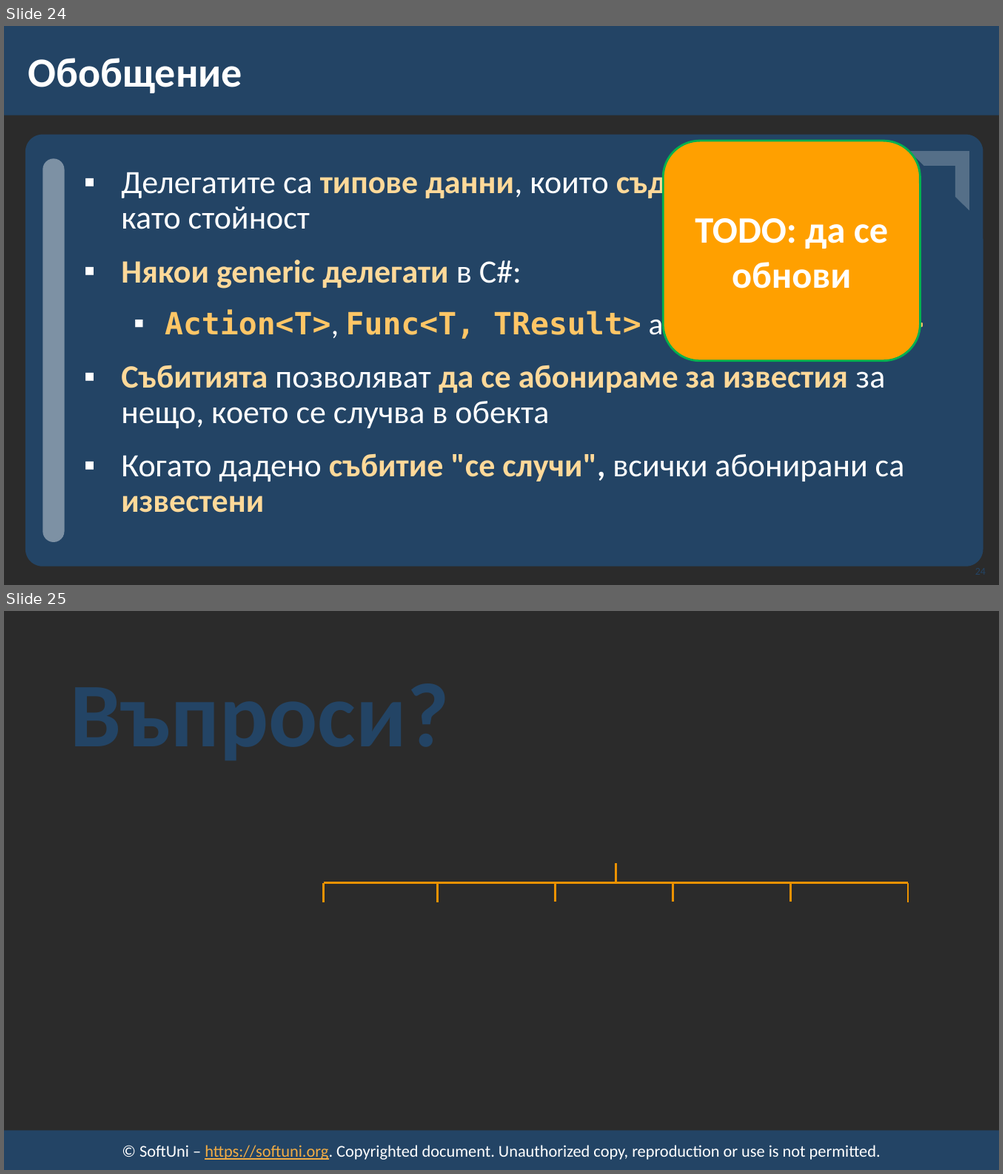
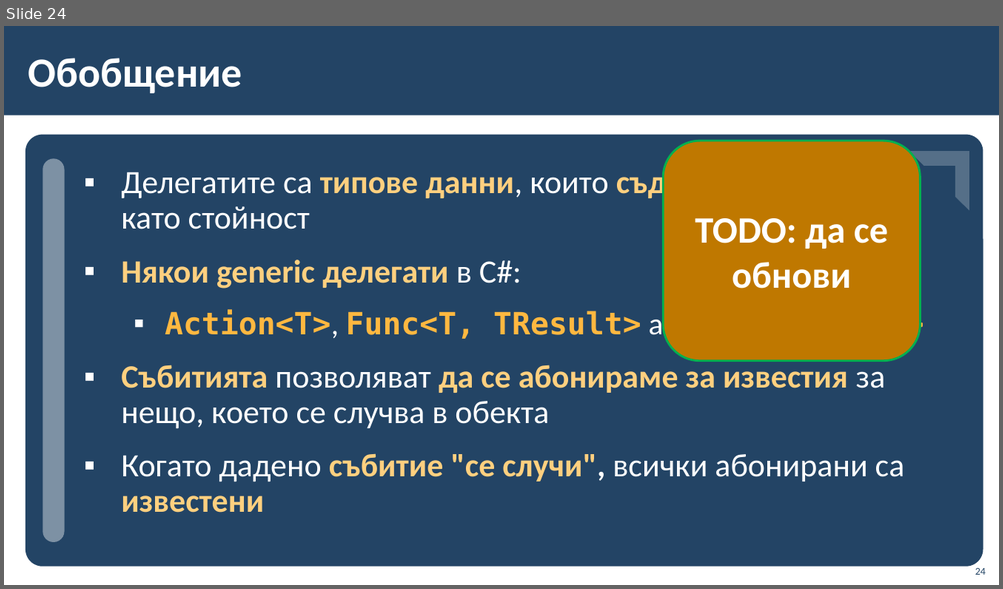
Before and after one commit to BG-IT-Edu/School-Programming, a slide deck: Courses/Software-Sciences/Module-1-OOP/12.2-Delegates-and-Events-Advanced/12.2-Delegates-and-Events-Advanced.pptx. Shown one above the other, each under a label of ours: slides 24 and 25 before the commit, slide 24 after it. The pictures are 1003x1174 and 1003x589 pixels, drawn with LibreOffice and Linux fonts; fonts in the diff are those of the drawing; background and template pictures are left out; a plain dark background stands for a picture behind light text. Boxes give left, top, right and bottom in pixels: in the first picture for what was removed or moved away, otherwise in the second. Text is boxed around its words. In the diff, an @@ line names an element or a change of style, - is before the commit and + after.

```diff
--- a/Courses/Software-Sciences/Module-1-OOP/12.2-Delegates-and-Events-Advanced/12.2-Delegates-and-Events-Advanced.pptx
+++ b/Courses/Software-Sciences/Module-1-OOP/12.2-Delegates-and-Events-Advanced/12.2-Delegates-and-Events-Advanced.pptx
@@ slide 25 removed at <box>4,611,999,1170</box>, background picture (left out) @@
@@ title removed at <box>71,669,553,753</box> @@
-Въпроси?
@@ group removed at <box>324,863,908,903</box>: 8 lines @@
@@ rectangle removed at <box>4,1131,999,1170</box> @@
@@ text removed at <box>139,1145,880,1160</box> @@
-© SoftUni – https://softuni.org. Copyrighted document. Unauthorized copy, reproduction or use is not permitted.
@@ slide 24 changed as well @@
@@ background picture (left out) to #FFFFFF @@
@@ rounded rectangle "TODO: да се обнови" at <box>663,141,919,361</box>: fill #FFA000 to #BF7800 @@
@@ text "Делегатите са типове данни, които ..." at <box>121,167,924,513</box>: text colour #FFD999 to #FFD07F in "типове данни, съдържат методи", "Някои generic делегати", "Събитията да се абонираме за известия", "събитие "се случи", известени"; text colour #FFC666 to #FFB840 in "Action<T>, Func<T, TResult> Predicate<T>" @@
```
Also in this commit, not shown: 21 other slides changed, 3 slides added, 2 other slides removed, 1 other file.
